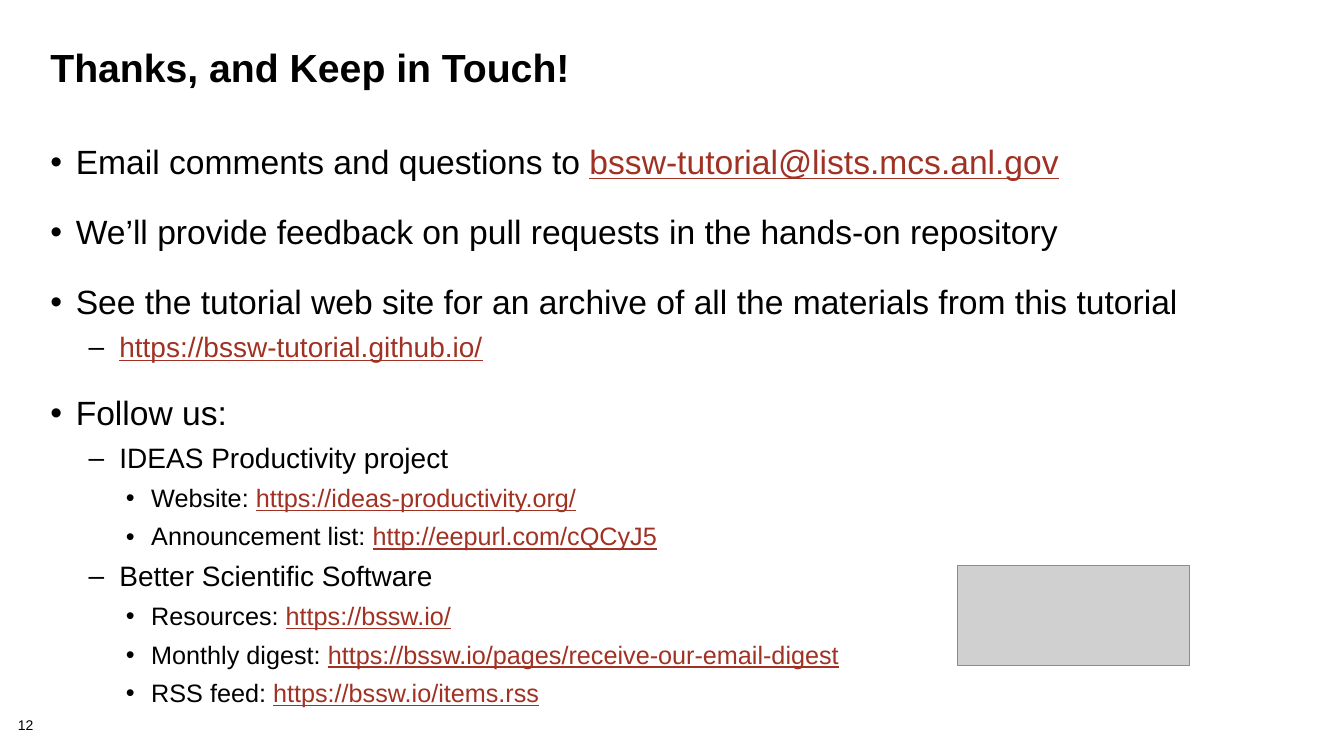
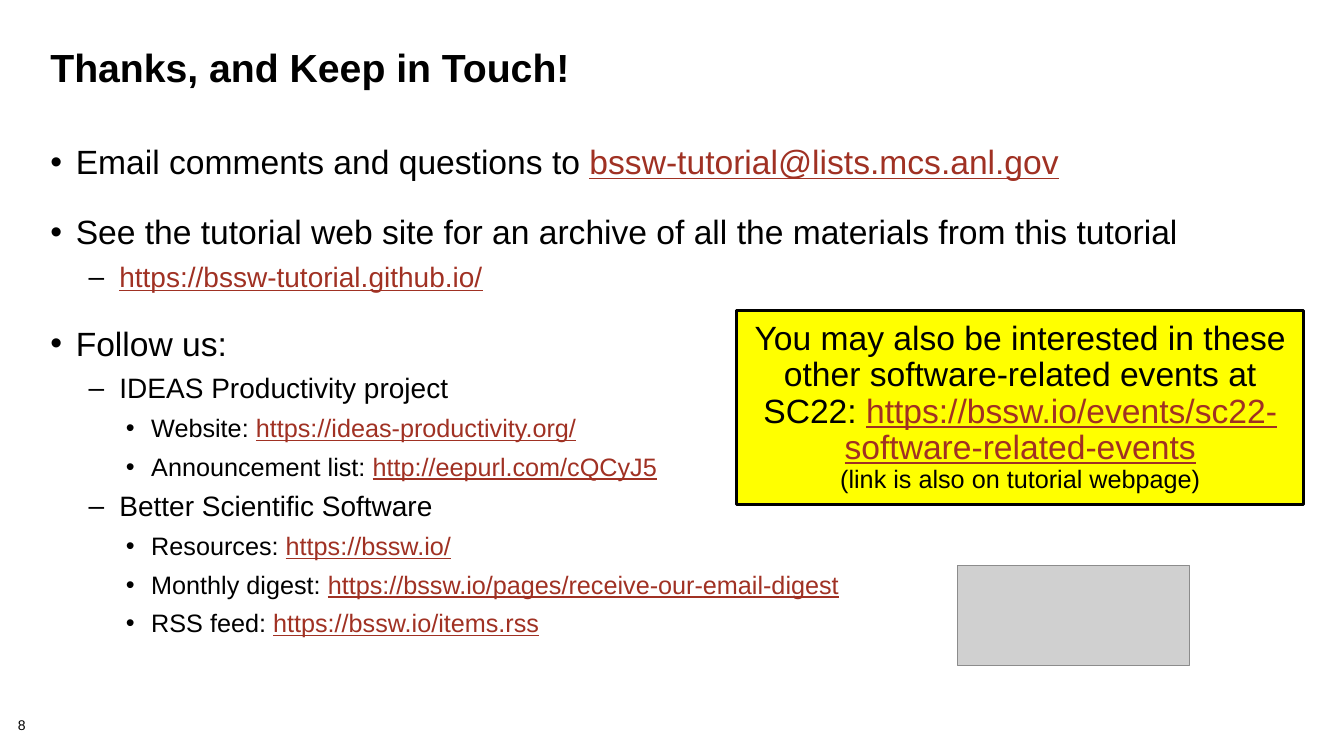
Before and after one commit to bssw-tutorial/presentations, a slide deck: slide 8 of summary.pptx (slide 12 before the commit). Drawn at 1344x756 pixels with LibreOffice and Linux fonts; fonts in the diff are those of the drawing; grey boxes stand for pictures; background and template pictures are left out. Boxes give left, top, right and bottom in pixels: in the first picture for what was removed or moved away, otherwise in the second. Text is boxed around its words. In the diff, an @@ line names an element or a change of style, - is before the commit and + after.

```diff
--- a/summary.pptx
+++ b/summary.pptx
@@ text at <box>76,219,1058,251</box>: paragraph removed @@
-• We’ll provide feedback on pull requests in the hands-on repository
@@ rectangle added at <box>737,311,1304,505</box>, fill #FFFF00, outline #000000 2.25 pt, 24 pt, text #000000 @@
+You may also be interested in these other software-related events at SC22: https://bssw.io/events/sc22-software-related-events
+(link is also on tutorial webpage)
@@ page number at <box>18,720,26,730</box>: text changed @@
-12
+8
```
Also in this commit, not shown: 3 other slides changed, 4 slides removed.
